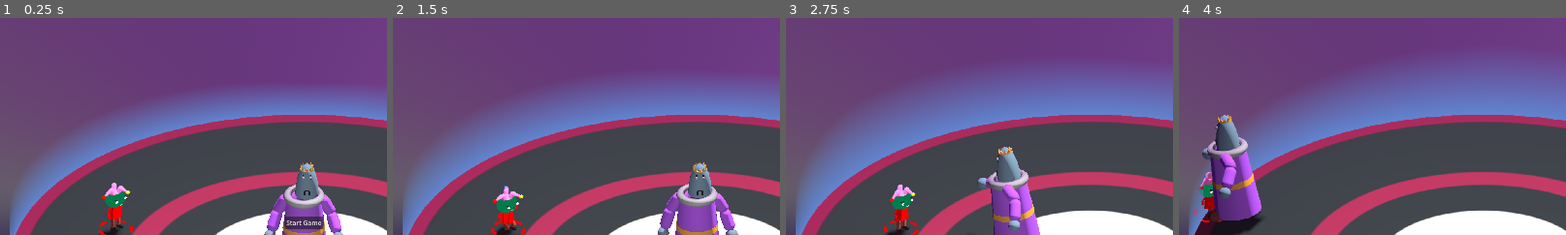
Above: before the commit, frames 1-4 (left to right).
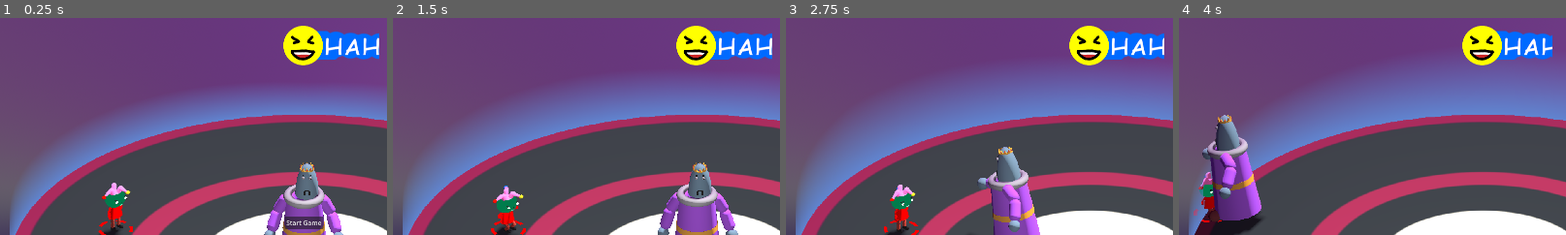
Above: after the commit, the same moments.

Repository: mwpenny/GGJ2024
Game: Godot game, scene res://scenes/ui.tscn
Same seed, same stepped clock (60 frames per second), same inputs: the game is played once before the commit and once after it.
Inputs:
- Up to frame 1 (0.25 s): no input
- Up to frame 2 (1.5 s): click "Start Game" at 0.5 s
- Up to frame 3 (2.75 s): no input
- Up to frame 4 (4 s): no input
The pictures show only the part of the screen within x 11-61%, y 3-53%; the shares and areas given below are measured in that part.

The runs differ from the first frame. In frame 1, 3.3% of the frame differs, in the area x 73-98%, y 3-22%; in frame 2, 3.3%; in frame 3, 3.2%; in frame 4, 3.1%.

Commit message:
Add a hud item showing lord's affinity

Diff:
--- a/scenes/ui.tscn
+++ b/scenes/ui.tscn
@@ -1,7 +1,11 @@
-[gd_scene load_steps=3 format=3 uid="uid://cx05nf16x7jmg"]
+[gd_scene load_steps=7 format=3 uid="uid://cx05nf16x7jmg"]
 
 [ext_resource type="PackedScene" uid="uid://psvs405lna5e" path="res://scenes/arena.tscn" id="1_muemp"]
 [ext_resource type="Script" path="res://scripts/main_menu.gd" id="2_ch8o7"]
+[ext_resource type="Script" path="res://scripts/hud.gd" id="2_eeqpi"]
+[ext_resource type="Texture2D" uid="uid://8grbtod2menk" path="res://textures/love_progress_p1.png" id="3_oi6g0"]
+[ext_resource type="Texture2D" uid="uid://bs70qtk8ouhru" path="res://textures/love_progress_p2.png" id="4_42s45"]
+[ext_resource type="Texture2D" uid="uid://d0x12c3ekicfs" path="res://textures/laugh_emoji.png" id="5_5k66o"]
 
 [node name="UIRoot" type="Control"]
 layout_mode = 3
@@ -28,13 +32,65 @@
 
 [node name="World" parent="GameViewport/SubViewport" instance=ExtResource("1_muemp")]
 
-[node name="HUD" type="Control" parent="."]
+[node name="HUD" type="Control" parent="." node_paths=PackedStringArray("p1_bar", "p2_bar")]
 layout_mode = 1
 anchors_preset = 15
 anchor_right = 1.0
 anchor_bottom = 1.0
 grow_horizontal = 2
 grow_vertical = 2
+script = ExtResource("2_eeqpi")
+p1_bar = NodePath("VBox/CenterContainer/HBoxContainer/P1Bar")
+p2_bar = NodePath("VBox/CenterContainer/HBoxContainer/P2Bar")
+
+[node name="VBox" type="VBoxContainer" parent="HUD"]
+layout_mode = 1
+anchors_preset = 15
+anchor_right = 1.0
+anchor_bottom = 1.0
+grow_horizontal = 2
+grow_vertical = 2
+
+[node name="Control" type="Control" parent="HUD/VBox"]
+custom_minimum_size = Vector2(0, 32)
+layout_mode = 2
+
+[node name="CenterContainer" type="CenterContainer" parent="HUD/VBox"]
+layout_mode = 2
+
+[node name="HBoxContainer" type="HBoxContainer" parent="HUD/VBox/CenterContainer"]
+layout_mode = 2
+
+[node name="LeftFiller" type="Control" parent="HUD/VBox/CenterContainer/HBoxContainer"]
+layout_mode = 2
+size_flags_horizontal = 3
+
+[node name="P1Bar" type="TextureProgressBar" parent="HUD/VBox/CenterContainer/HBoxContainer"]
+layout_mode = 2
+max_value = 50.0
+step = 0.0
+fill_mode = 1
+texture_progress = ExtResource("3_oi6g0")
+
+[node name="SmallSpacer" type="Control" parent="HUD/VBox/CenterContainer/HBoxContainer"]
+custom_minimum_size = Vector2(48, 0)
+layout_mode = 2
+
+[node name="P2Bar" type="TextureProgressBar" parent="HUD/VBox/CenterContainer/HBoxContainer"]
+layout_mode = 2
+max_value = 50.0
+step = 0.0
+texture_progress = ExtResource("4_42s45")
+
+[node name="RightFiller" type="Control" parent="HUD/VBox/CenterContainer/HBoxContainer"]
+layout_mode = 2
+size_flags_horizontal = 3
+
+[node name="TextureRect" type="TextureRect" parent="HUD/VBox/CenterContainer"]
+custom_minimum_size = Vector2(128, 128)
+layout_mode = 2
+texture = ExtResource("5_5k66o")
+expand_mode = 3
 
 [node name="MainMenu" type="Control" parent="." node_paths=PackedStringArray("start_button")]
 layout_mode = 1
--- /dev/null
+++ b/scripts/hud.gd
@@ -0,0 +1,24 @@
+extends Control
+
+@export var p1_bar: TextureProgressBar = null
+@export var p2_bar: TextureProgressBar = null
+
+var game_state = null
+
+# Called when the node enters the scene tree for the first time.
+func _ready():
+	game_state = get_node("/root/GameState")
+
+# Called every frame. 'delta' is the elapsed time since the previous frame.
+func _process(delta):
+	if not game_state:
+		return
+	if game_state.lord:
+		var love = game_state.lord.player_love
+		if love < 0:
+			love *= -1.0
+			p1_bar.value = 0.0
+			p2_bar.value = love
+		else:
+			p1_bar.value = love
+			p2_bar.value = 0.0
Binary file added: textures/laugh_emoji.png
Not shown, added: textures/laugh_emoji.png.import
Binary file added: textures/love_progress_p1.png
Not shown, added: textures/love_progress_p1.png.import
Binary file added: textures/love_progress_p2.png
Not shown, added: textures/love_progress_p2.png.import
Not shown, added: textures/love_progress_p1.xcf
Not shown, added: textures/love_progress_p2.xcf
